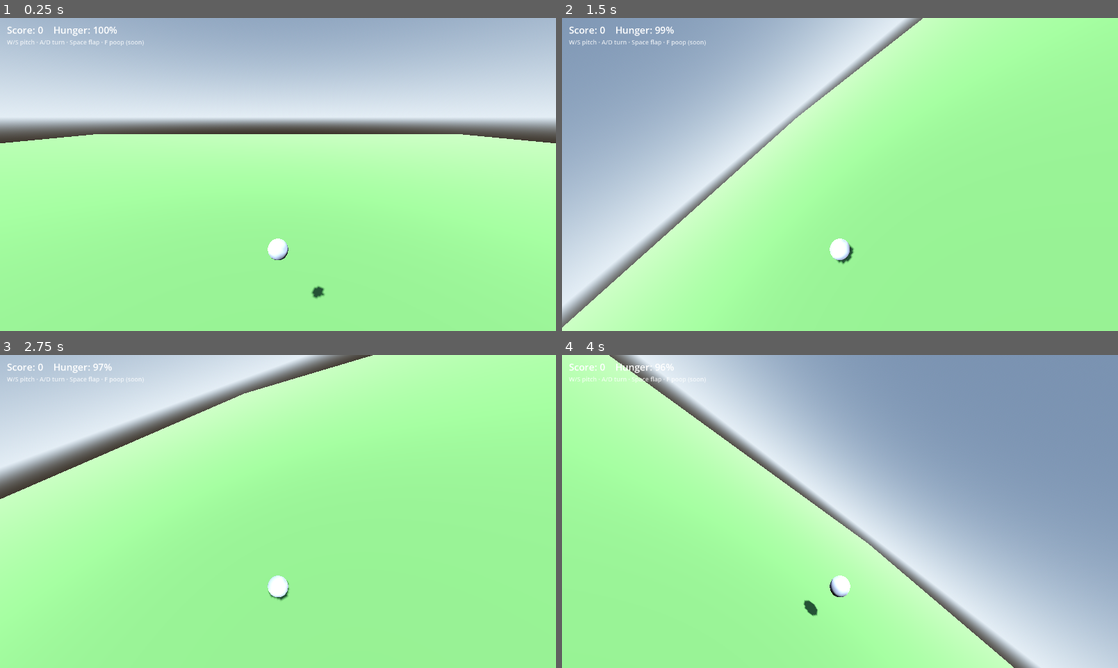
Above: before the commit, frames 1-4 (two rows, left to right).
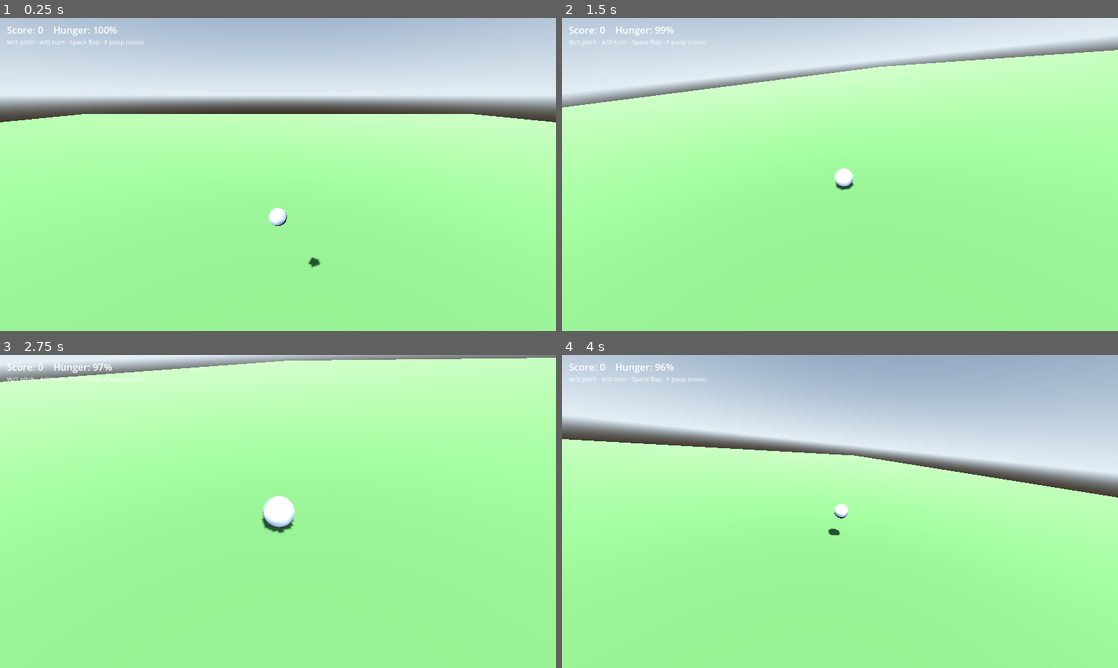
Above: after the commit, the same moments.

Repository: seandmatthews/pigeon-simulator
Game: Godot game, scene res://scenes/main.tscn
Same seed, same stepped clock (60 frames per second), same inputs: the game is played once before the commit and once after it.
Inputs:
- Up to frame 1 (0.25 s): no input
- Up to frame 2 (1.5 s): hold D (turn_right) 0.53-1.28 s; tap Space (flap) at 0.77, 1.07 s; hold S (pitch_down) from 1.28 s (still down)
- Up to frame 3 (2.75 s): tap Space (flap) at 1.52, 1.82 s; release S (pitch_down) at 2.03 s; hold D (turn_right) from 2.03 s (still down)
- Up to frame 4 (4 s): release D (turn_right) at 2.78 s; hold W (pitch_up) 2.78-3.53 s; tap Space (flap) at 3.02, 3.32, 3.77 s; hold A (turn_left) from 3.53 s (still down)

The runs differ from the first frame. In frame 1, 14% of the frame differs, in the area x 0-100%, y 14-90%; in frame 2, 47%; in frame 3, 17%; in frame 4, 60%, in the area x 0-100%, y 0-100%.

Commit message:
feat(camera): smoothed chase camera on SpringArm3D with speed FOV kick (T-002)
- scripts/chase_camera.gd: top-level damped rig (position/yaw/pitch/roll follow),
  SpringArm3D anti-clip, FOV 72->86 with speed, tucks in lower/closer/lazier while
  grounded; read-only fov/arm_length for the harness.
- Player exposes bank_angle and chase_camera.
- Sim harness: camera_follows_yaw / camera_fov_kick / camera_tucks_in_grounded (11/11).
- VERIFICATION.md: Gate 1b rows + T-002 Gate 3 playtest lines.

Diff:
--- a/scenes/player.tscn
+++ b/scenes/player.tscn
@@ -1,6 +1,7 @@
-[gd_scene load_steps=4 format=3]
+[gd_scene load_steps=7 format=3]
 
 [ext_resource type="Script" path="res://scripts/player.gd" id="1_player"]
+[ext_resource type="Script" path="res://scripts/chase_camera.gd" id="2_chase_cam"]
 
 [sub_resource type="StandardMaterial3D" id="Mat_pigeon"]
 albedo_color = Color(0.55, 0.57, 0.62, 1)
@@ -13,6 +14,9 @@
 [sub_resource type="SphereShape3D" id="SphereShape_pigeon"]
 radius = 0.3
 
+[sub_resource type="SphereShape3D" id="SphereShape_arm"]
+radius = 0.2
+
 [node name="Player" type="CharacterBody3D"]
 collision_layer = 2
 collision_mask = 1
@@ -24,6 +28,16 @@
 [node name="Shape" type="CollisionShape3D" parent="."]
 shape = SubResource("SphereShape_pigeon")
 
-[node name="Camera3D" type="Camera3D" parent="."]
-transform = Transform3D(1, 0, 0, 0, 1, 0, 0, 0, 1, 0, 2.2, 6)
+[node name="ChaseCamera" type="Node3D" parent="."]
+top_level = true
+script = ExtResource("2_chase_cam")
+
+[node name="SpringArm3D" type="SpringArm3D" parent="ChaseCamera"]
+shape = SubResource("SphereShape_arm")
+spring_length = 6.5
+margin = 0.25
+collision_mask = 1
+
+[node name="Camera3D" type="Camera3D" parent="ChaseCamera/SpringArm3D"]
+fov = 72.0
 current = true
--- /dev/null
+++ b/scripts/chase_camera.gd
@@ -0,0 +1,89 @@
+class_name ChaseCamera
+extends Node3D
+## Third-person chase camera (T-002). A top-level rig that position-follows the
+## pigeon with exponential damping; yaw/pitch/roll are softened fractions of the
+## body attitude so fast maneuvers never snap the view. The SpringArm3D keeps
+## world geometry from clipping the lens; FOV widens with forward speed and the
+## rig tucks in closer, lower and lazier while grounded.
+
+@export_group("Follow")
+@export var position_rate: float = 12.0 ## 1/s exponential follow of the pigeon's position.
+@export var yaw_rate_air: float = 4.5 ## 1/s rig yaw damping while airborne.
+@export var yaw_rate_ground: float = 2.0 ## Lazier rig yaw while grounded.
+@export var pitch_rate: float = 3.5 ## 1/s rig pitch damping.
+@export var pitch_follow: float = 0.45 ## Fraction of the body's pitch the rig adopts.
+@export var roll_follow: float = 0.15 ## Fraction of the body's bank applied as cosmetic roll.
+
+@export_group("Framing")
+@export var base_pitch_deg: float = -18.0 ## Rest rig pitch: negative pitches the arm up so the camera sits above, looking slightly down.
+@export var pivot_height_air: float = 1.4 ## Rig height above the pigeon in flight.
+@export var pivot_height_ground: float = 0.6 ## Rig height above the pigeon while grounded.
+@export var arm_length_air: float = 6.5
+@export var arm_length_ground: float = 3.5
+@export var framing_rate: float = 4.0 ## 1/s damping of arm length and pivot height.
+
+@export_group("Speed feel")
+@export var fov_air: float = 72.0
+@export var fov_max: float = 86.0
+@export var fov_ground: float = 65.0
+@export var fov_speed: float = 20.0 ## Forward speed at which the FOV kick is fully on.
+@export var fov_rate: float = 4.0 ## 1/s FOV damping.
+
+var _yaw: float = 0.0
+var _pitch: float = 0.0
+var _pivot_height: float = 1.4
+
+@onready var _player: Player = get_parent() as Player
+@onready var _spring: SpringArm3D = $SpringArm3D
+@onready var _camera: Camera3D = $SpringArm3D/Camera3D
+
+
+## Current vertical FOV — the sim harness reads this.
+var fov: float:
+	get: return _camera.fov
+
+
+## Current spring arm length — the sim harness reads this.
+var arm_length: float:
+	get: return _spring.spring_length
+
+
+func _ready() -> void:
+	var fwd := -_player.transform.basis.z
+	if Vector2(fwd.x, fwd.z).length() > 0.1:
+		_yaw = atan2(-fwd.x, -fwd.z)
+	_pitch = deg_to_rad(base_pitch_deg)
+	global_position = _player.global_position
+
+
+func _physics_process(delta: float) -> void:
+	var grounded := _player.is_on_floor()
+	var fwd := -_player.transform.basis.z
+
+	global_position = global_position.lerp(
+			_player.global_position + Vector3.UP * _pivot_height,
+			1.0 - exp(-position_rate * delta))
+
+	if Vector2(fwd.x, fwd.z).length() > 0.1:
+		var target_yaw := atan2(-fwd.x, -fwd.z)
+		var yaw_rate := yaw_rate_ground if grounded else yaw_rate_air
+		_yaw = lerp_angle(_yaw, target_yaw, 1.0 - exp(-yaw_rate * delta))
+
+	# Rig pitch: base look-down offset plus a softened slice of the body pitch —
+	# diving swings the camera up above the bird, climbing swings it low.
+	var body_pitch := asin(clampf(fwd.y, -1.0, 1.0))
+	var target_pitch := deg_to_rad(base_pitch_deg) + body_pitch * pitch_follow
+	_pitch = lerpf(_pitch, target_pitch, 1.0 - exp(-pitch_rate * delta))
+
+	rotation = Vector3(_pitch, _yaw, _player.bank_angle * roll_follow)
+
+	_pivot_height = lerpf(_pivot_height,
+			pivot_height_ground if grounded else pivot_height_air,
+			1.0 - exp(-framing_rate * delta))
+	_spring.spring_length = lerpf(_spring.spring_length,
+			arm_length_ground if grounded else arm_length_air,
+			1.0 - exp(-framing_rate * delta))
+
+	var fov_target := fov_ground if grounded else lerpf(
+			fov_air, fov_max, clampf(_player.forward_speed / fov_speed, 0.0, 1.0))
+	_camera.fov = lerpf(_camera.fov, fov_target, 1.0 - exp(-fov_rate * delta))
--- a/scripts/player.gd
+++ b/scripts/player.gd
@@ -31,6 +31,12 @@
 
 var forward_speed: float
 var stalled: bool
+
+## Current bank angle in radians — the chase camera and later HUD read this.
+var bank_angle: float:
+	get: return _roll
+
+@onready var chase_camera: ChaseCamera = $ChaseCamera
 
 var _flap_timer: float = 0.0
 var _time_since_flap: float = 10.0
--- a/tests/sim_test.gd
+++ b/tests/sim_test.gd
@@ -41,6 +41,7 @@
 	await _scenario_banking()
 	await _scenario_stall()
 	await _scenario_landing_slide()
+	await _scenario_chase_camera()
 	print("SIM SUMMARY: %d failure(s)" % _failures)
 	get_tree().quit(1 if _failures > 0 else 0)
 
@@ -211,3 +212,32 @@
 			and pos.y > -0.5 and pos.y < 0.6
 	_check("landing_slides_to_stop", ok,
 			"rest at y=%.2f, speed %.2f m/s" % [pos.y, vel.length()])
+
+
+## --- scenarios (T-002 chase camera) --------------------------------------
+
+
+## The rig swings around behind a turning pigeon, kicks FOV with speed and
+## tucks in while grounded.
+func _scenario_chase_camera() -> void:
+	var cam: ChaseCamera = _player.chase_camera
+	await _set_up(true, Vector3(0.0, 15.0, 0.0), Vector3(0.0, 0.0, -12.0))
+	await _wait_frames(30)
+	await _hold("turn_left", 90)
+	await _wait_frames(30)
+	var fwd := -_player.transform.basis.z
+	var player_yaw := atan2(-fwd.x, -fwd.z)
+	var gap := absf(angle_difference(cam.rotation.y, player_yaw))
+	_check("camera_follows_yaw", gap < deg_to_rad(25.0),
+			"rig trails heading by %.1f deg after a 1.5 s turn" % [rad_to_deg(gap)])
+	await _set_up(true, Vector3(0.0, 20.0, 0.0), Vector3(0.0, 0.0, -8.0))
+	await _wait_frames(60)
+	var fov_cruise := cam.fov
+	await _set_up(true, Vector3(0.0, 20.0, 0.0), Vector3(0.0, 0.0, -26.0))
+	await _wait_frames(60)
+	_check("camera_fov_kick", cam.fov > fov_cruise + 4.0,
+			"fov %.1f at 8 m/s vs %.1f at 26 m/s" % [fov_cruise, cam.fov])
+	await _set_up(false, Vector3(0.0, 0.4, 0.0), Vector3.ZERO)
+	await _wait_frames(60)
+	_check("camera_tucks_in_grounded", cam.arm_length < 4.5,
+			"arm length %.2f m while grounded" % cam.arm_length)
Not shown, added: scripts/chase_camera.gd.uid
Not shown, changed: VERIFICATION.md
Not shown, changed: docs/tickets/README.md
Not shown, changed: docs/tickets/T-002-chase-camera.md
